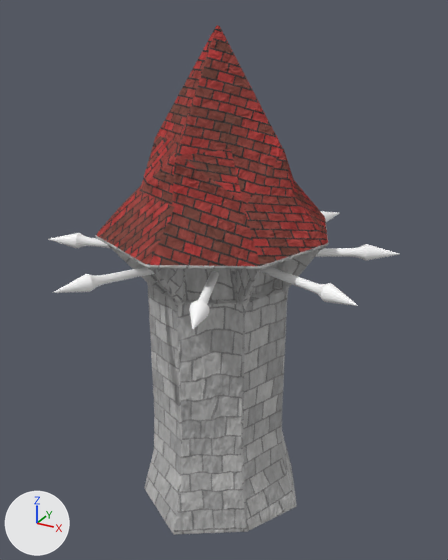
An edit to the Blender file Sky Fort/Assets/tower.blend, drawn before and after from the same camera.
Camera for both pictures: a camera (50 mm lens) standing at (5.15, -9.17, 9.24) and looking at (0.06, 0.09, 4.61). Arrows for +X, +Y and +Z are at lower left; the lights stay in place.

Script lines for the objects in view, before the commit:
```python
mat_material_001 = diffuse_material('Material.001')
mat_material_001.base_color = (1.0, 1.0, 1.0)  # white #ffffff
me_cylinder = bpy.data.meshes.new('Cylinder')
me_cylinder.from_pydata(...)  # 6160 vertices, 6144 faces; spans x -4.89..1.03, y -2.2..3.71, z -0.15..0.18
me_cylinder.polygons.foreach_set('use_smooth', [True] * 6144)
me_cylinder.materials.append(mat_material_001)  # white #ffffff
me_cylinder_001 = bpy.data.meshes.new('Cylinder.001')
me_cylinder_001.from_pydata(...)  # 1481 vertices, 1518 faces; spans x -2.18..2.04, y -2.19..2.19, z 0.0..8.98
me_cylinder_001.polygons.foreach_set('use_smooth', [True] * 1518)
# faces by material slot: [1290, 228]
me_cylinder_001.materials.append(mat_material_005)
me_cylinder_001.materials.append(mat_material_003)
ob_cylinder = bpy.data.objects.new('Cylinder', me_cylinder)
ob_cylinder.location = (1.94, -0.75, 5.27)
ob_cylinder_001 = bpy.data.objects.new('Cylinder.001', me_cylinder_001)
ob_cylinder_001.location = (0.0, 0.0, 0.0)
```
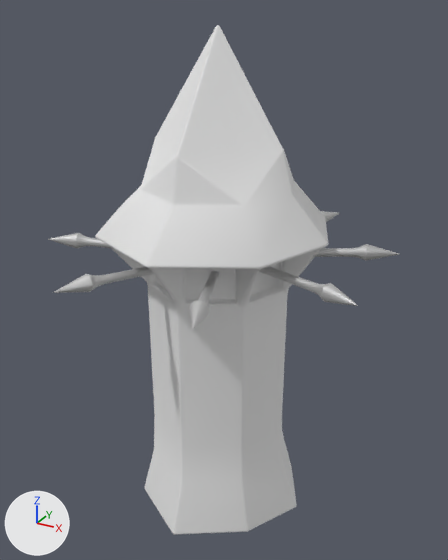
Edits to the bpy script that builds the scene:
```text
Change mat_material_001:
    remove # nodes: BsdfDiffuse, OutputMaterial
    remove # colours: white #ffffff
    nodes: BsdfAnisotropic, Displacement, Math, OutputMaterial, TexNoise
Add mat_material_004:
    mat_material_004 = diffuse_material('Material.004')
    mat_material_004.base_color = (0.8, 0.8, 0.8)  # white #e7e7e7
Change me_cylinder_001:
    where me_cylinder_001.from_pydata(...)  # 1481 vertices, 1518 faces; spans x -2.18..2.04, y -2.19..2.19, z 0.0..8.98
    used by ob_cylinder_001; location = (0.0, 0.0, 0.0)
    me_cylinder_001 part 1: all 1290 faces that had it switch from mat_material_005 to mat_material_004 (white #e7e7e7)
    me_cylinder_001 part 2: all 228 faces that had it switch from mat_material_003 to mat_material_004 (white #e7e7e7)
```

Changed parts and their boxes (x1, y1, x2, y2) in the pictures (448 x 560 px):
'Cylinder', surface changed (white to grey): (48, 211, 399, 329) in both
part 1 of me_cylinder_001, recoloured: (96, 219, 329, 535) in both
part 2 of me_cylinder_001, recoloured (red to white): (95, 25, 328, 266) in both
